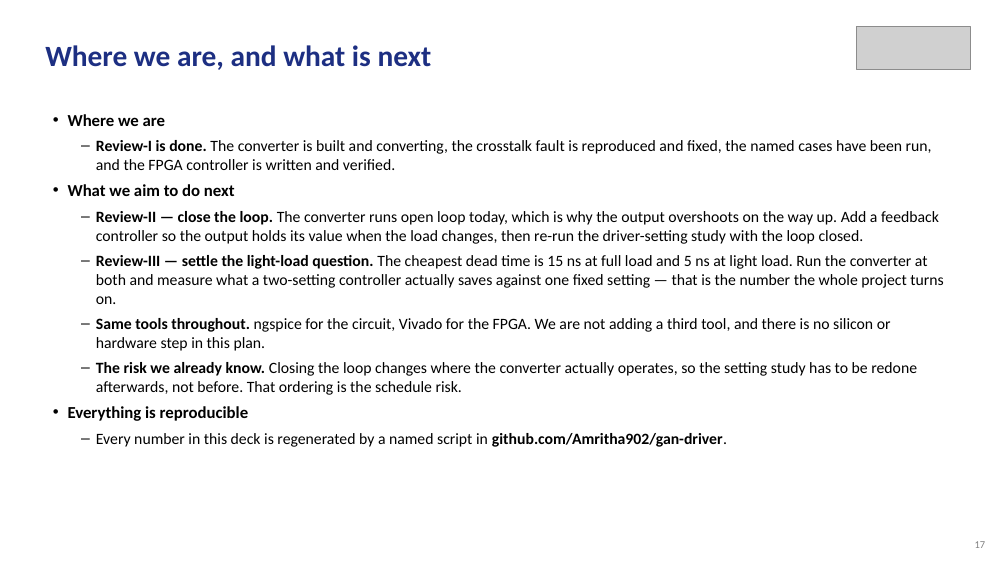
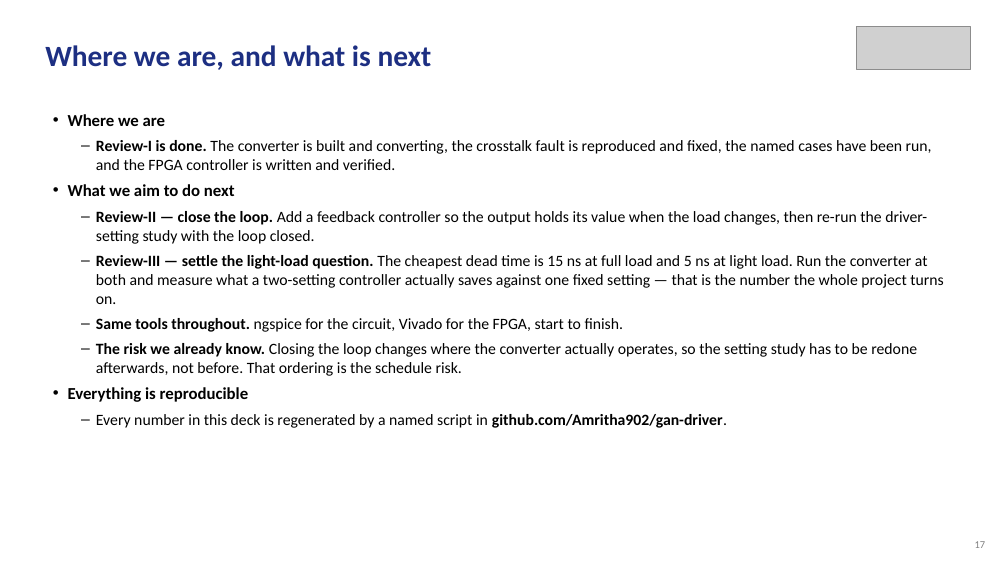
Before and after one commit to Amritha902/gan-driver, a slide deck: slide 17 of review/Review1_GaN_Segmented_Gate_Driver.pptx. Drawn at 1008x567 pixels with LibreOffice and Linux fonts; fonts in the diff are those of the drawing; grey boxes stand for pictures. Boxes give left, top, right and bottom in pixels: in the first picture for what was removed or moved away, otherwise in the second. Text is boxed around its words. In the diff, an @@ line names an element or a change of style, - is before the commit and + after.

```diff
--- a/review/Review1_GaN_Segmented_Gate_Driver.pptx
+++ b/review/Review1_GaN_Segmented_Gate_Driver.pptx
@@ text at <box>96,211,927,244</box>: text changed @@
-– Review-II — close the loop. The converter runs open loop today, which is why the output overshoots on the way up. Add a feedback controller so the output holds its value when the load changes, then re-run the driver-setting study with the loop closed.
+– Review-II — close the loop. Add a feedback controller so the output holds its value when the load changes, then re-run the driver-setting study with the loop closed.
@@ text at <box>96,318,624,332</box>: text changed @@
-– Same tools throughout. ngspice for the circuit, Vivado for the FPGA. We are not adding a third tool, and there is no silicon or hardware step in this plan.
+– Same tools throughout. ngspice for the circuit, Vivado for the FPGA, start to finish.
```
Also in this commit, not shown: 4 other slides changed, 6 other files.
